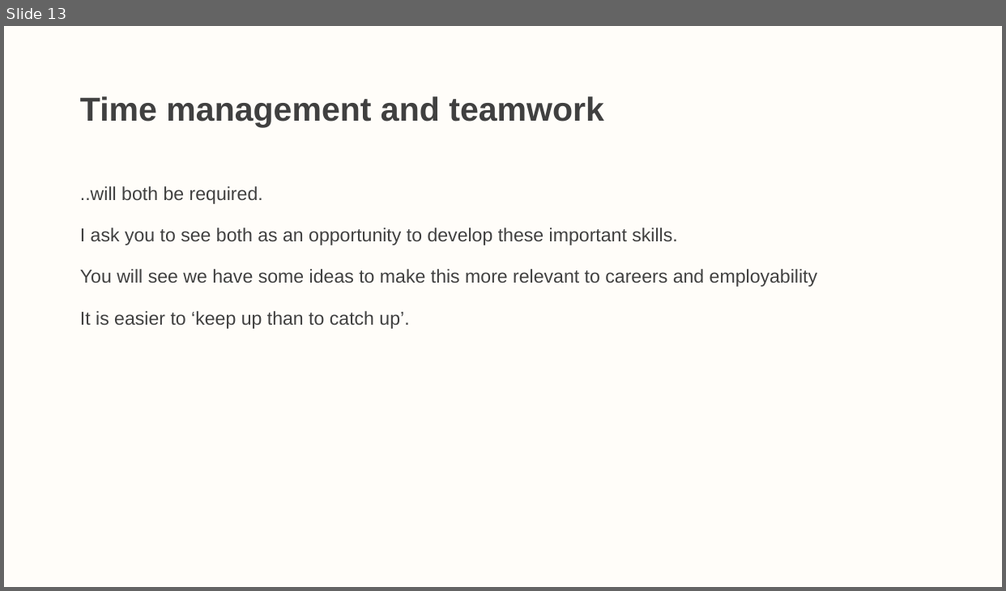
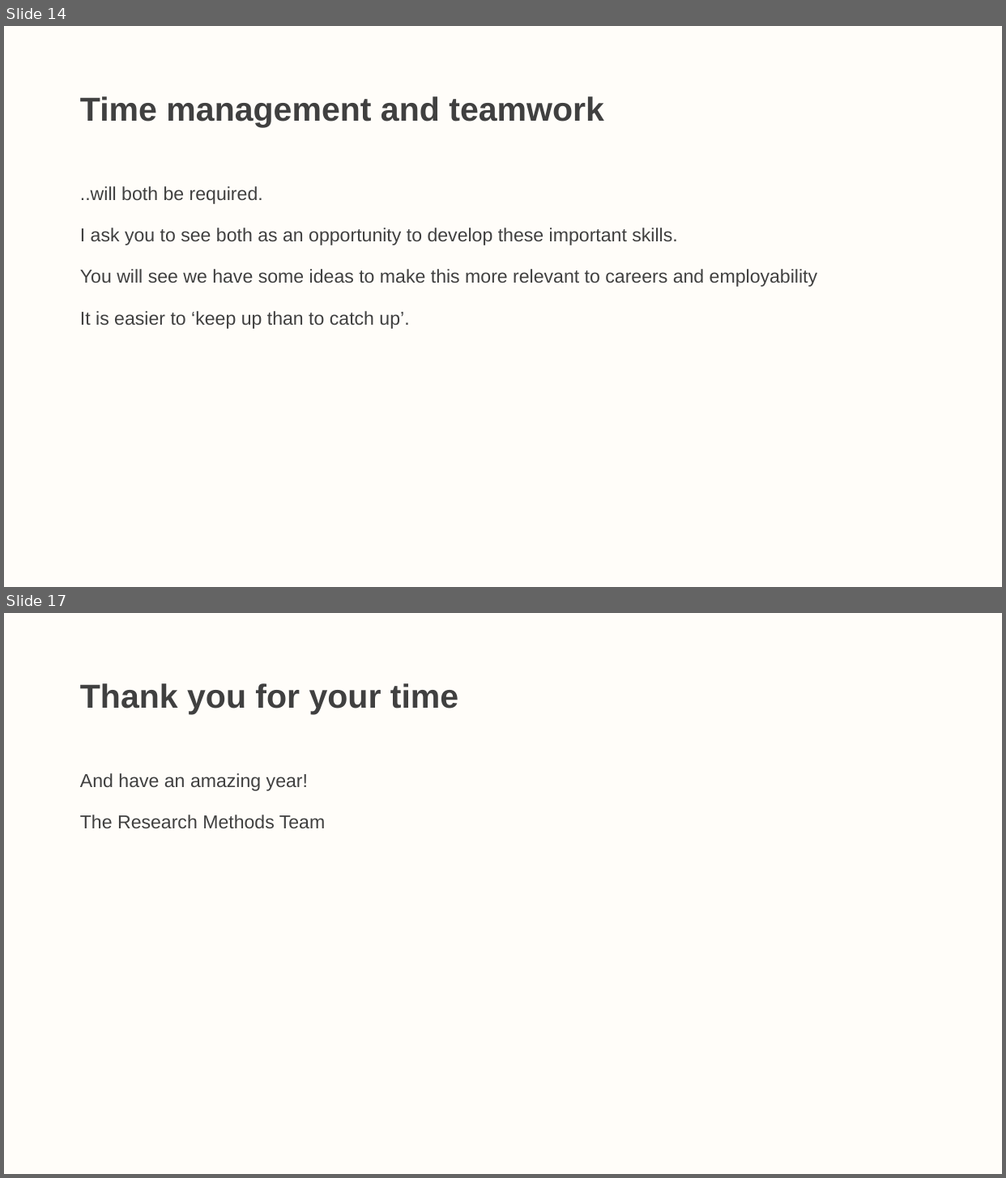
Before and after one commit to LittleMonkeyLab/PS52007Dslides, a slide deck: _site/lectures/Lecture00/Lecture00.pptx. Shown one above the other, each under a label of ours: slide 13 before the commit, slides 14 and 17 after it; the slides between them are not shown. The pictures are 1006x591 and 1006x1178 pixels, drawn with LibreOffice and Linux fonts; fonts in the diff are those of the drawing. Boxes give left, top, right and bottom in pixels: in the first picture for what was removed or moved away, otherwise in the second. Text is boxed around its words. In the diff, an @@ line names an element or a change of style, - is before the commit and + after.

```diff
--- a/_site/lectures/Lecture00/Lecture00.pptx
+++ b/_site/lectures/Lecture00/Lecture00.pptx
@@ slide 17 added at bbox=[4, 613, 1002, 1174], background #FFF2CC at 10% opacity @@
@@ title added at bbox=[80, 683, 458, 714], 32 pt, text #404040, bold @@
+Thank you for your time
@@ text added at bbox=[80, 773, 325, 828], 18 pt, text #404040 @@
+And have an amazing year!
+The Research Methods Team
@@ what was slide 13 is now slide 14 @@
```
Also in this commit, not shown: 10 slides changed, 1 other slide added, 26 slides removed, 25 other files.
